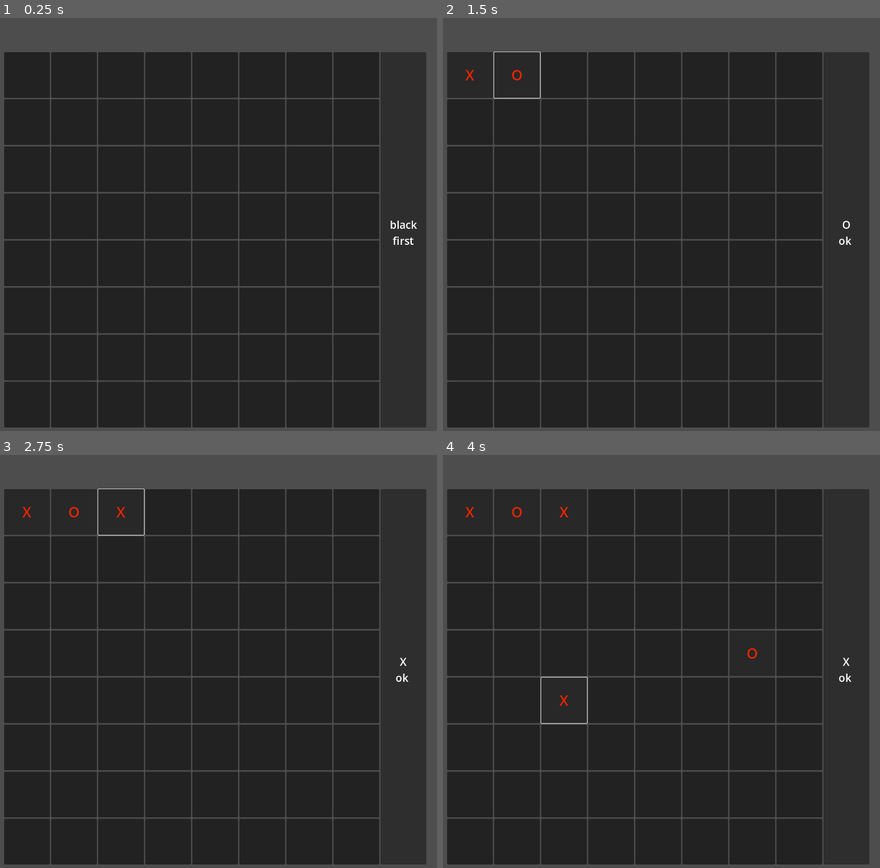
Above: before the commit, frames 1-4 (two rows, left to right).
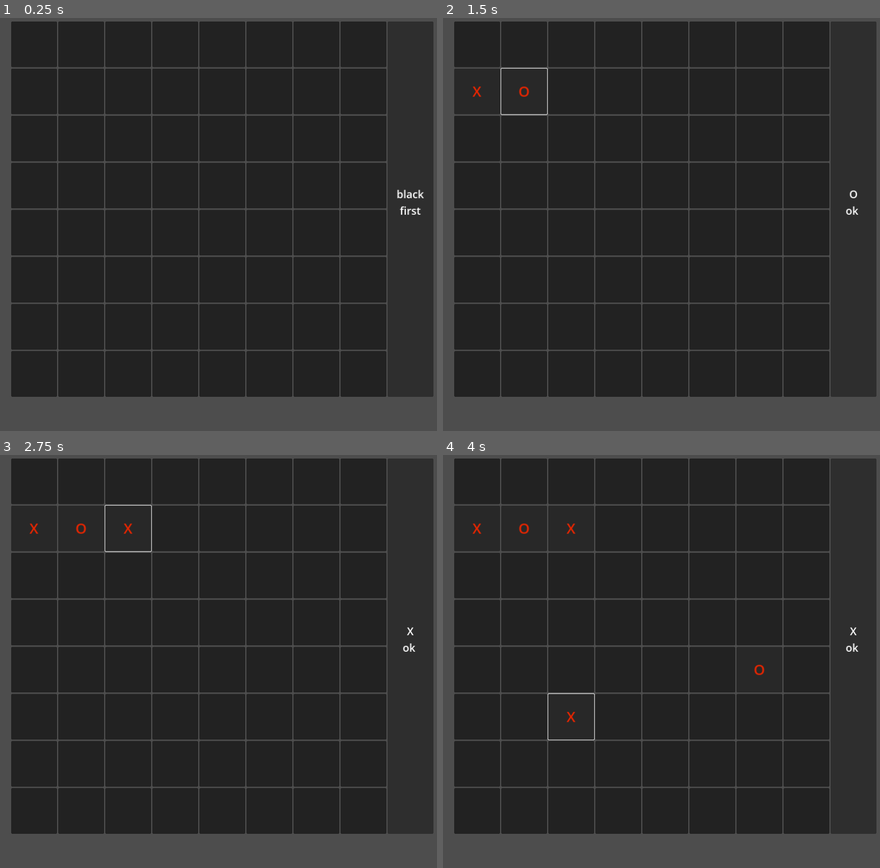
Above: after the commit, the same moments.

Repository: yzyzyz111/ChessGame
Game: Godot game, scene res://main.tscn
The game is run twice, just before and just after one commit, with the same random seed, the same clock (stepped at 60 frames per second) and the same inputs.
Inputs (mouse positions are in pixels of both pictures, inside the frame that each line leads up to):
- Up to frame 1 (0.25 s): no input
- Up to frame 2 (1.5 s): click (469, 75) at 0.52 s; click (517, 75) at 1.27 s
- Up to frame 3 (2.75 s): click (122, 512) at 2.02 s
- Up to frame 4 (4 s): move the mouse to (770, 653) at 2.77 s; click (770, 653) at 2.92 s; tap Enter at 3.5 s; move the mouse to (569, 698) at 3.52 s; click (569, 698) at 3.67 s

The runs differ from the first frame. In frame 1, 25% of the frame differs, in the area x 0-100%, y 0-100%; in frame 2, 25%; in frame 3, 25%; in frame 4, 25%.

Commit message:
centered

Diff:
--- a/UI/chess_pad.gd
+++ b/UI/chess_pad.gd
@@ -19,7 +19,7 @@
 func _ready() -> void:
 	grid_container.columns = COLUMN
 	creat_chess_board(COLUMN, ROW)
-	print(get_rect().size)
+
 
 func creat_chess_board(x: int, y: int) -> void:
 	for i in range(x * y):
--- a/main.tscn
+++ b/main.tscn
@@ -8,32 +8,32 @@
 script = ExtResource("1_v6lvy")
 
 [node name="PanelContainer" type="Control" parent="."]
+layout_direction = 1
 layout_mode = 3
-anchors_preset = 8
-anchor_left = 0.5
-anchor_top = 0.5
-anchor_right = 0.5
-anchor_bottom = 0.5
-offset_right = 1280.0
-offset_bottom = 1280.0
+anchors_preset = 15
+anchor_right = 1.0
+anchor_bottom = 1.0
+offset_right = 1320.0
+offset_bottom = 1080.0
 grow_horizontal = 2
 grow_vertical = 2
+pivot_offset = Vector2(660, 640)
 size_flags_horizontal = 4
 size_flags_vertical = 4
 
 [node name="ChessPad" parent="PanelContainer" instance=ExtResource("1_fy7cu")]
 layout_mode = 1
-anchors_preset = 8
+anchors_preset = 7
 anchor_left = 0.5
-anchor_top = 0.5
+anchor_top = 1.0
 anchor_right = 0.5
-anchor_bottom = 0.5
+anchor_bottom = 1.0
 offset_left = -66.0
-offset_top = -64.0
+offset_top = -128.0
 offset_right = 66.0
-offset_bottom = 64.0
+offset_bottom = 0.0
 grow_horizontal = 2
-grow_vertical = 2
+grow_vertical = 0
 size_flags_horizontal = 0
 size_flags_vertical = 0
 
@@ -47,12 +47,10 @@
 
 [node name="Panel" type="Panel" parent="PanelContainer"]
 visible = false
+layout_direction = 1
 layout_mode = 1
-anchors_preset = 15
-anchor_right = 1.0
-anchor_bottom = 1.0
-grow_horizontal = 2
-grow_vertical = 2
+offset_right = 1320.0
+offset_bottom = 1280.0
 script = ExtResource("3_kectv")
 
 [node name="VBoxContainer" type="VBoxContainer" parent="PanelContainer/Panel"]
--- a/project.godot
+++ b/project.godot
@@ -19,6 +19,10 @@
 
 window/size/viewport_width=1320
 window/size/viewport_height=1280
-window/size/resizable=false
 window/size/always_on_top=true
-window/stretch/aspect="ignore"
+window/stretch/mode="canvas_items"
+
+[rendering]
+
+renderer/rendering_method="gl_compatibility"
+renderer/rendering_method.mobile="gl_compatibility"
Not shown, changed: export_presets.cfg
